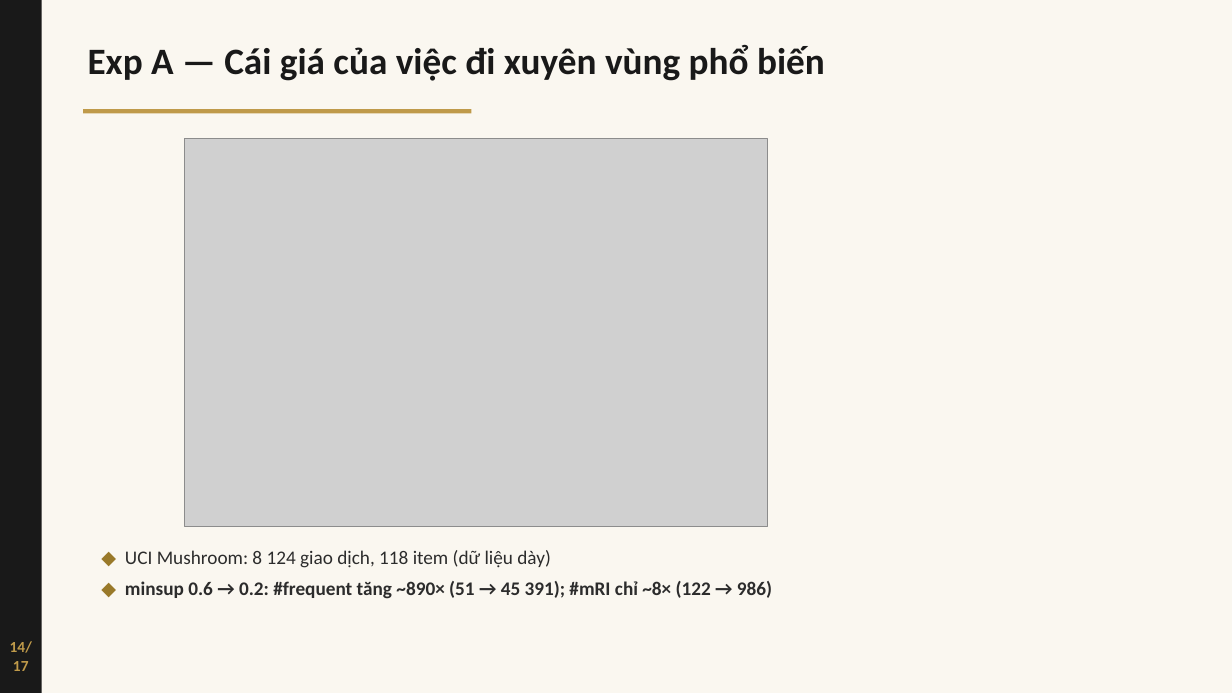
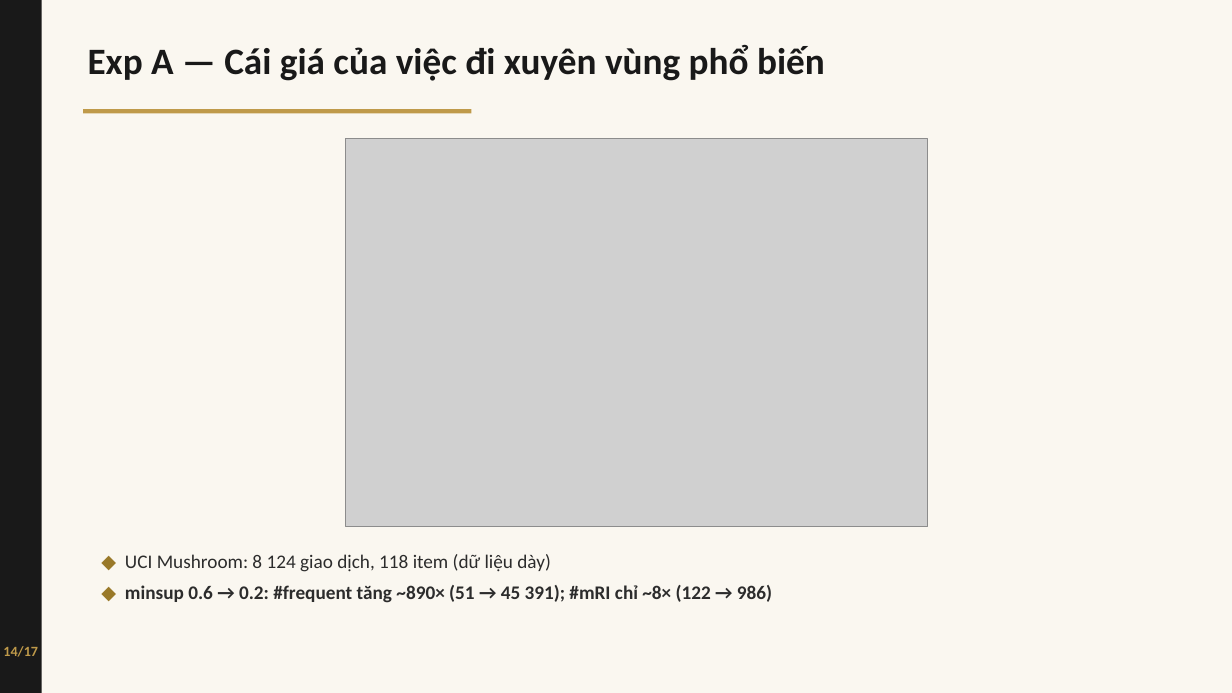
Before and after one commit to canhcutcon/advantage_data_mining, a slide deck: slide 14 of slides/presentation_v2.pptx. Drawn at 1232x693 pixels with LibreOffice and Linux fonts; fonts in the diff are those of the drawing; grey boxes stand for pictures. Boxes give left, top, right and bottom in pixels: in the first picture for what was removed or moved away, otherwise in the second. Text is boxed around its words. In the diff, an @@ line names an element or a change of style, - is before the commit and + after.

Commit message:
Refine layout and styling in presentation; adjust textbox dimensions and font size for improved aesthetics and readability.

```diff
--- a/slides/presentation_v2.pptx
+++ b/slides/presentation_v2.pptx
@@ picture: place and size @@
-picture at box(185, 139, 767, 527)
+picture at box(346, 139, 928, 527)
@@ text "◆ UCI Mushroom: 8 124 ...": place and size @@
-text "◆ UCI Mushroom: 8 124 ..." at box(125, 550, 772, 599)
+text "◆ UCI Mushroom: 8 124 ..." at box(125, 554, 772, 603)
@@ text "14/17" at box(3, 646, 38, 657): size 12 to 11 pt @@
```
Also in this commit, not shown: 14 other slides changed, 1 other file.
